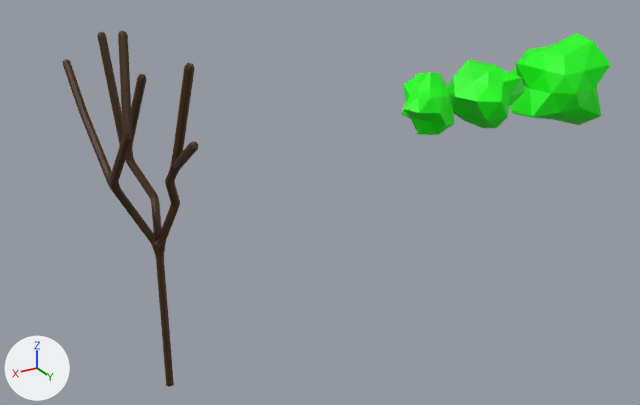
Two versions of the Blender file billstree/billstree.blend, one commit apart.
Before and after are seen from a 50 mm lens placed at (16.6, 46.6, 33.6), pointed at (-11.9, -0.9, 9.9). The axes (+X, +Y, +Z) are drawn at lower left. The lights are the same throughout.
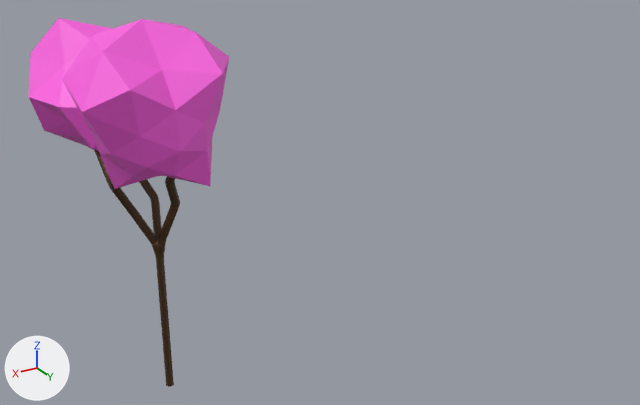
Pixel boxes [x1, y1, x2, y2] of what changed, in the pictures (640 x 405 px):
'leaves.001', added (pink): after [62, 19, 229, 189]
'Icosphere.002', hidden (green): before [510, 33, 611, 125]
'leaves2.001', added (pink): after [29, 18, 114, 150]
'Icosphere.001', hidden (green): before [447, 60, 525, 128]
'Icosphere', hidden (green): before [401, 72, 455, 135]
'tree', unchanged, covered by the edit: before [63, 31, 198, 387]; after [94, 149, 180, 387]

Edits to the bpy script that builds the scene:
```text
Change mat_leaves:
    mat_leaves.base_color: (0.00249, 1.0, 0.0) -> (1.0, 0.121, 0.766)  # green #08ff00 -> pink #ff62e3
Change ob_icosphere:
    add ob_icosphere.hide_set(True)
Change ob_icosphere_001:
    add ob_icosphere_001.hide_set(True)
Change ob_icosphere_002:
    add ob_icosphere_002.hide_set(True)
Add ob_leaves_001:
    ob_leaves_001 = bpy.data.objects.new('leaves.001', me_icosphere_002.copy())  # the mesh of ob_icosphere_002
    ob_leaves_001.location = (1.11, 3.89, 19.6)
    ob_leaves_001.rotation_euler = (-1.615, 0.0, -1.571)  # degrees (-93, 0, -90)
    ob_leaves_001.scale = (3.48, 3.48, 3.48)
Add ob_leaves2_001:
    ob_leaves2_001 = bpy.data.objects.new('leaves2.001', me_icosphere_001.copy())  # the mesh of ob_icosphere_001
    ob_leaves2_001.location = (0.6, -4.57, 19.04)
    ob_leaves2_001.rotation_euler = (0.0, 0.0, -1.571)  # degrees (0, 0, -90)
    ob_leaves2_001.scale = (-3.5, -3.5, -3.5)
```
